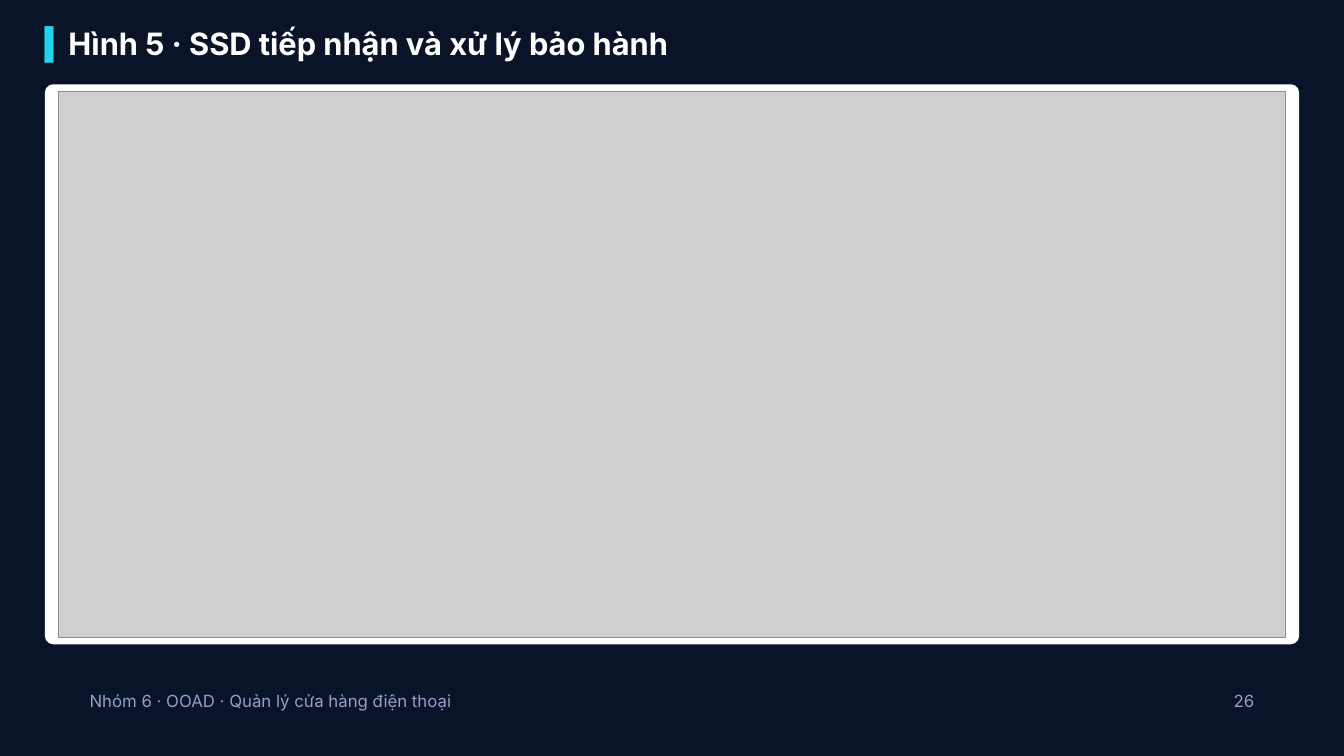
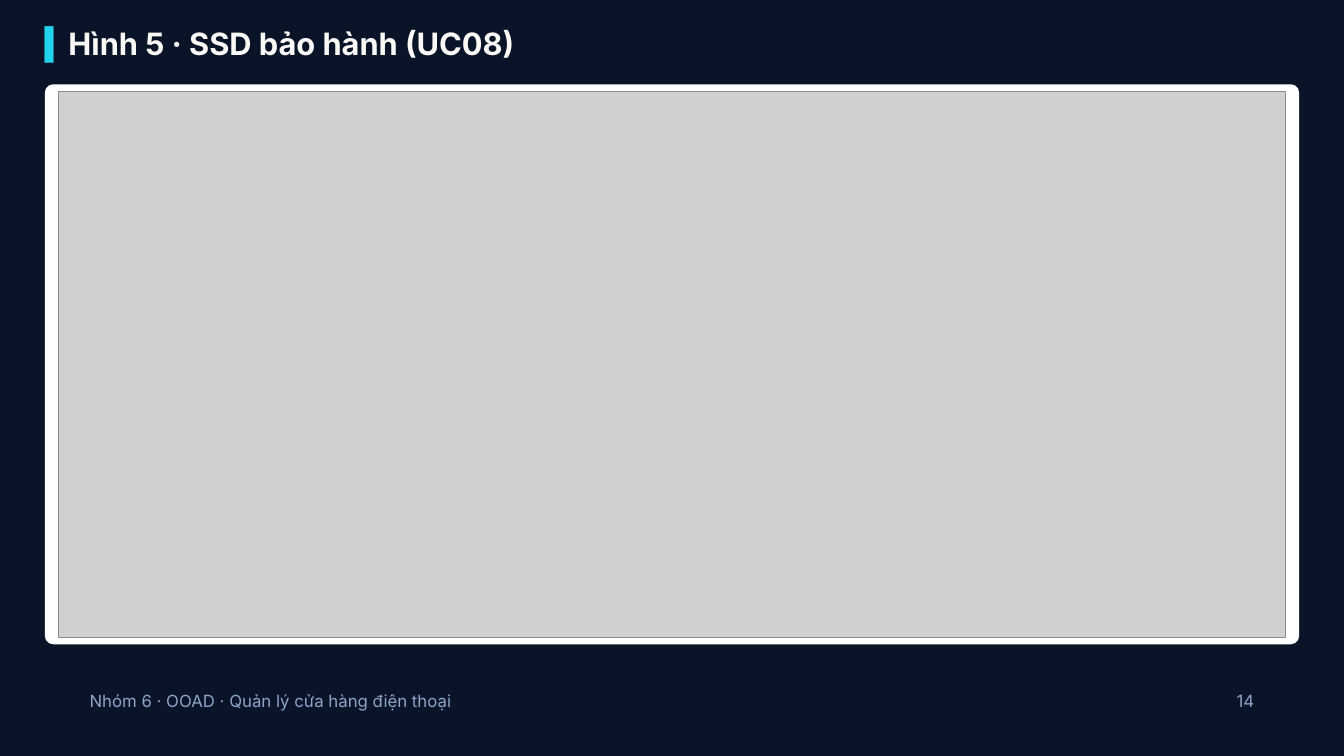
Before and after one commit to Daichou2311/BTL-PTTKHDT, a slide deck: slide 14 of Nhóm 6 - Hệ thống quản lý cửa hàng điện thoại (OOAD).pptx (slide 26 before the commit). Drawn at 1344x756 pixels with LibreOffice and Linux fonts; fonts in the diff are those of the drawing; grey boxes stand for pictures; background and template pictures are left out. Boxes give left, top, right and bottom in pixels: in the first picture for what was removed or moved away, otherwise in the second. Text is boxed around its words. In the diff, an @@ line names an element or a change of style, - is before the commit and + after.

```diff
--- a/Nhóm 6 - Hệ thống quản lý cửa hàng điện thoại (OOAD).pptx
+++ b/Nhóm 6 - Hệ thống quản lý cửa hàng điện thoại (OOAD).pptx
@@ title at bbox=[45, 29, 514, 62]: text changed; text colour #FFFFFF to #FAF9F5 @@
-▍Hình 5 · SSD tiếp nhận và xử lý bảo hành
+▍Hình 5 · SSD bảo hành (UC08)
@@ text at bbox=[1237, 695, 1255, 707]: text changed @@
-26
+14
```
Also in this commit, not shown: 22 other slides changed, 3 slides added, 36 slides removed, 1 other file.
